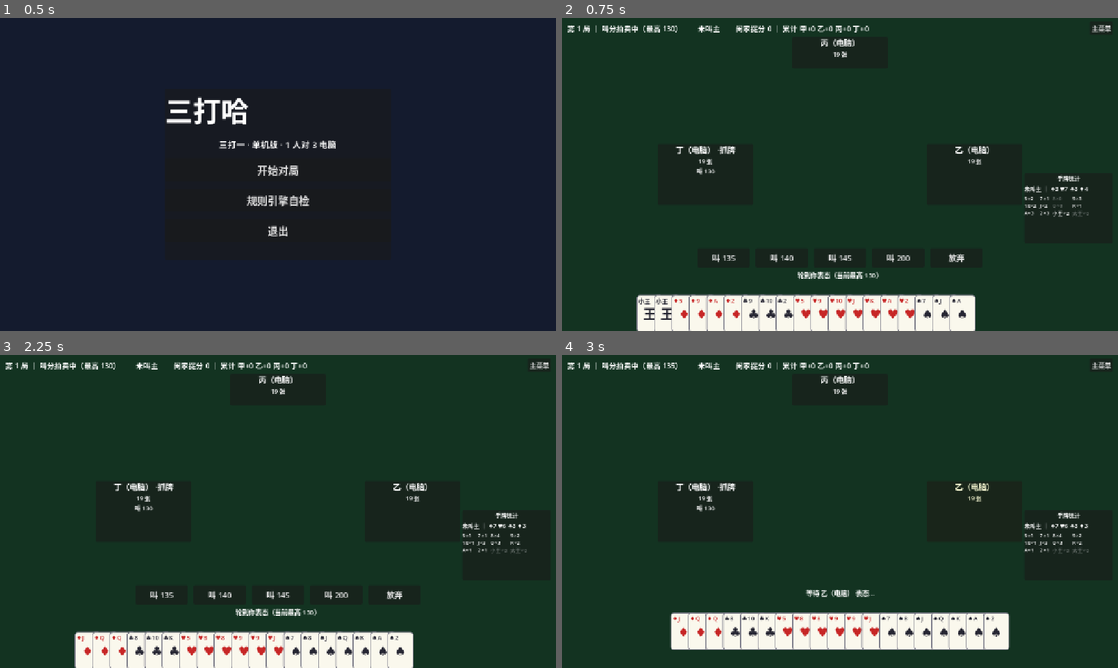
Above: before the commit, frames 1-4 (two rows, left to right).
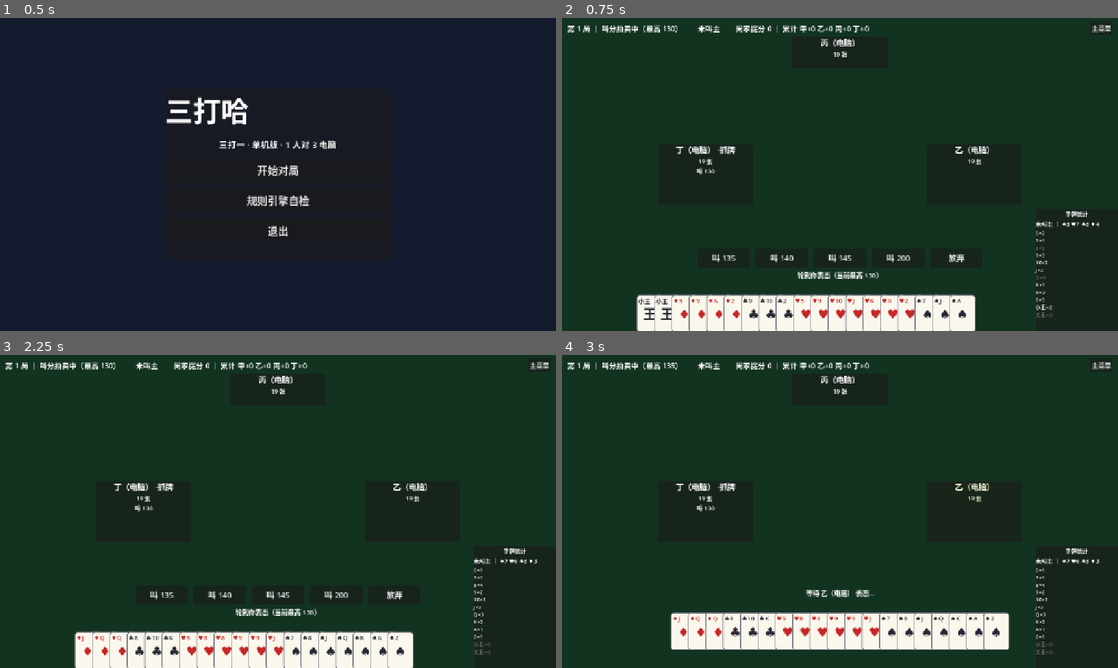
Above: after the commit, the same moments.

Repository: longy1/three-beat-one
Game: Godot game, scene res://scenes/main_menu.tscn
Two runs of this game, one before a commit and one after it. Both use one fixed random seed, a clock stepped at 60 frames per second and the inputs below.
Inputs:
- Up to frame 1 (0.5 s): no input
- Up to frame 2 (0.75 s): click "开始对局" at 0.5 s
- Up to frame 3 (2.25 s): click "主菜单" at 1.25 s; click "开始对局" at 2 s
- Up to frame 4 (3 s): click "叫 135" at 2.75 s

Frame 1 is identical in both runs. In frame 2, 0.6% of the frame differs, in the area x 83-97%, y 50-96%; in frame 3, 0.6%; in frame 4, 0.6%.

Commit message:
ui: 统计面板点数竖排单列，面板贴齐右下角（无间隙、置于手牌层之上）

Diff:
--- a/scenes/game_table.tscn
+++ b/scenes/game_table.tscn
@@ -182,44 +182,6 @@
 modulate = Color(1, 0.8, 0.3, 1)
 text = ""
 
-[node name="StatsPanel" type="PanelContainer" parent="."]
-layout_mode = 1
-anchors_preset = 3
-anchor_left = 1.0
-anchor_top = 1.0
-anchor_right = 1.0
-anchor_bottom = 1.0
-offset_left = -216.0
-offset_top = -362.0
-offset_right = -12.0
-offset_bottom = -202.0
-grow_horizontal = 0
-grow_vertical = 0
-mouse_filter = 2
-
-[node name="VBox" type="VBoxContainer" parent="StatsPanel"]
-layout_mode = 2
-theme_override_constants/separation = 4.0
-
-[node name="TitleLabel" type="Label" parent="StatsPanel/VBox"]
-layout_mode = 2
-mouse_filter = 2
-theme_override_font_sizes/font_size = 13
-text = "手牌统计"
-horizontal_alignment = 1
-
-[node name="MainLabel" type="Label" parent="StatsPanel/VBox"]
-layout_mode = 2
-mouse_filter = 2
-theme_override_font_sizes/font_size = 13
-text = ""
-
-[node name="RankGrid" type="GridContainer" parent="StatsPanel/VBox"]
-layout_mode = 2
-theme_override_constants/h_separation = 8.0
-theme_override_constants/v_separation = 0.0
-columns = 4
-
 [node name="ResultPanel" type="PanelContainer" parent="."]
 visible = false
 layout_mode = 1
@@ -297,3 +259,39 @@
 [node name="HandRow" type="Control" parent="BottomArea"]
 layout_mode = 2
 size_flags_vertical = 3
+
+[node name="StatsPanel" type="PanelContainer" parent="."]
+layout_mode = 1
+anchors_preset = 3
+anchor_left = 1.0
+anchor_top = 1.0
+anchor_right = 1.0
+anchor_bottom = 1.0
+offset_left = -190.0
+offset_top = -280.0
+grow_horizontal = 0
+grow_vertical = 0
+mouse_filter = 2
+
+[node name="VBox" type="VBoxContainer" parent="StatsPanel"]
+layout_mode = 2
+theme_override_constants/separation = 3.0
+
+[node name="TitleLabel" type="Label" parent="StatsPanel/VBox"]
+layout_mode = 2
+mouse_filter = 2
+theme_override_font_sizes/font_size = 13
+text = "手牌统计"
+horizontal_alignment = 1
+
+[node name="MainLabel" type="Label" parent="StatsPanel/VBox"]
+layout_mode = 2
+mouse_filter = 2
+theme_override_font_sizes/font_size = 13
+text = ""
+
+[node name="RankGrid" type="GridContainer" parent="StatsPanel/VBox"]
+layout_mode = 2
+theme_override_constants/h_separation = 8.0
+theme_override_constants/v_separation = 0.0
+columns = 1
